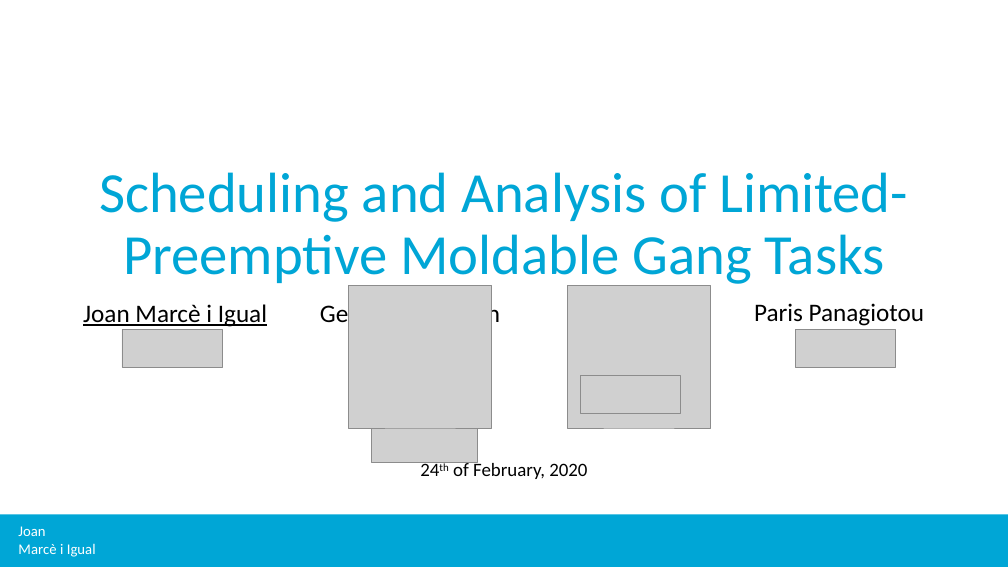
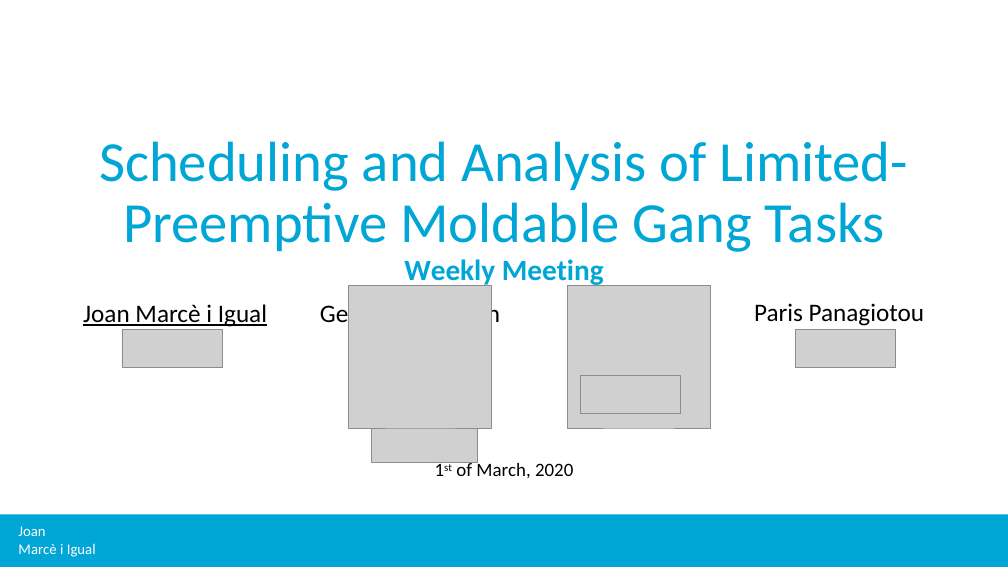
Before and after one commit to jmigual/APATeoria, a slide deck: slide 1 of Notes/TFM_presentations/2020_03_03/2020_03_03.pptx. Drawn at 1008x567 pixels with LibreOffice and Linux fonts; fonts in the diff are those of the drawing; grey boxes stand for pictures; background and template pictures are left out. Boxes give left, top, right and bottom in pixels: in the first picture for what was removed or moved away, otherwise in the second. Text is boxed around its words. In the diff, an @@ line names an element or a change of style, - is before the commit and + after.

```diff
--- a/Notes/TFM_presentations/2020_03_03/2020_03_03.pptx
+++ b/Notes/TFM_presentations/2020_03_03/2020_03_03.pptx
@@ title at [99, 141, 908, 287]: text changed @@
-Scheduling and Analysis of Limited-Preemptive Moldable Gang Tasks
+Scheduling and Analysis of Limited-Preemptive Moldable Gang Tasks
+Weekly Meeting
@@ text at [456, 461, 573, 478]: text changed @@
-24th of February, 2020
+1st of March, 2020
```
Also in this commit, not shown: 1 other slide changed, 4 slides added, 22 slides removed, 3 other files.
